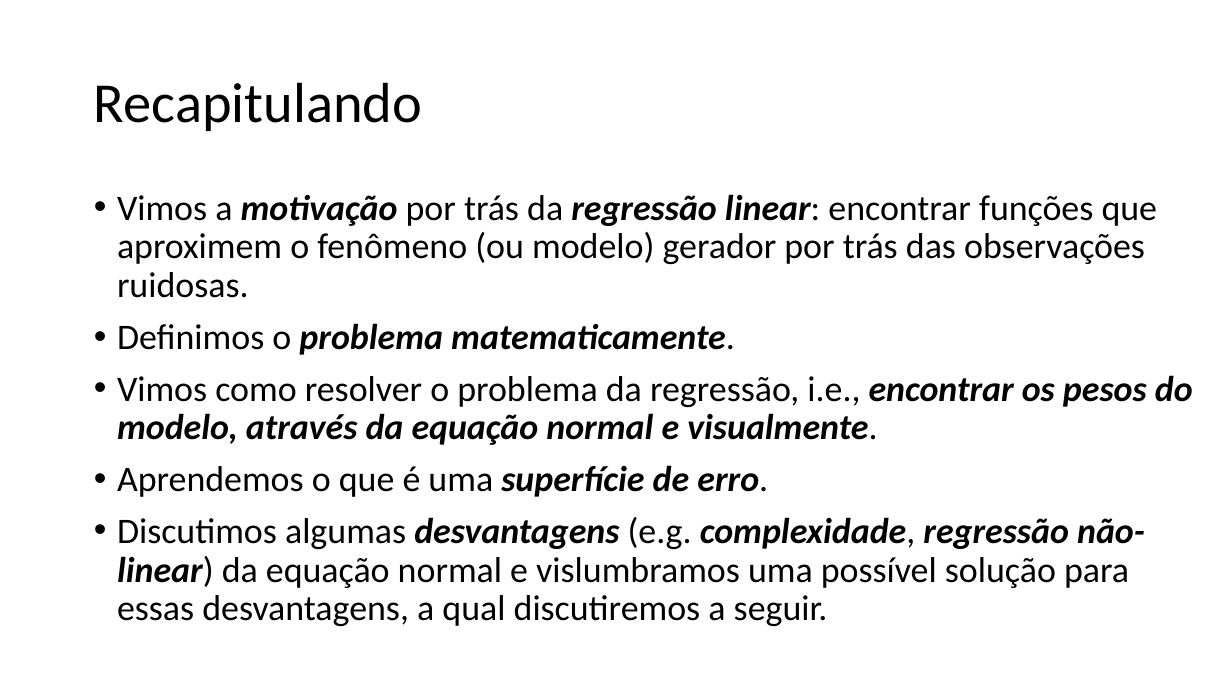
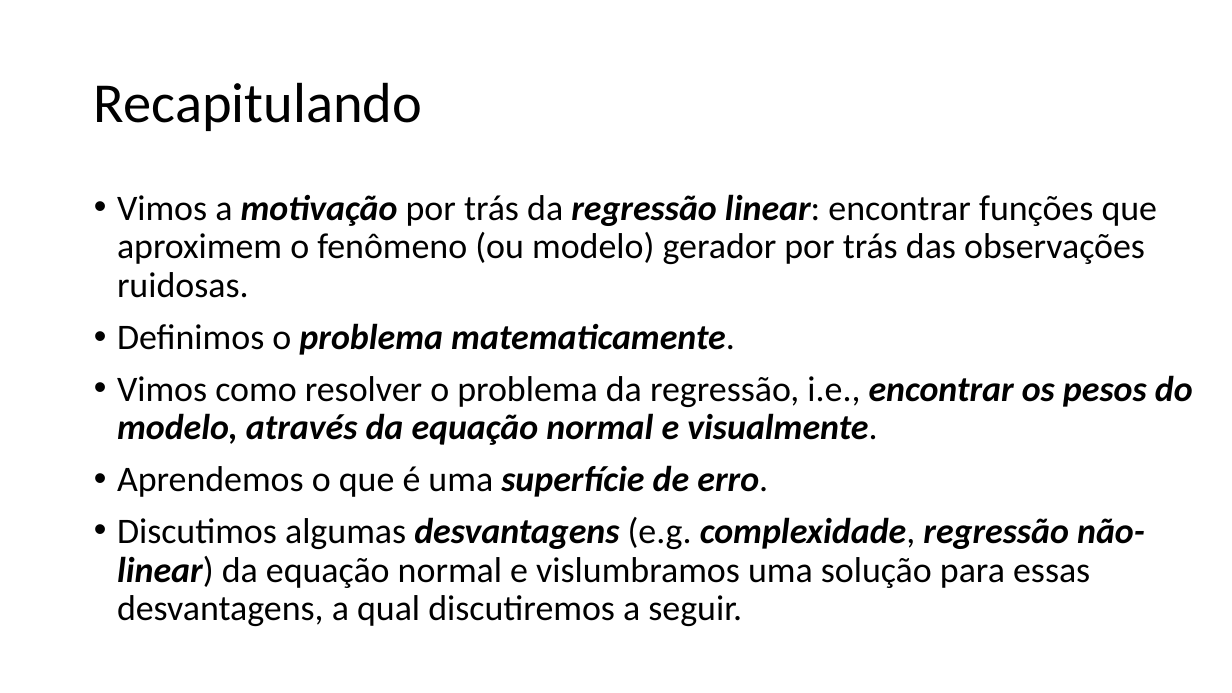
Before and after one commit to zz4fap/t319_aprendizado_de_maquina, a slide deck: slide 2 of slides/T319_Regressão_Linear (Parte II).pptx. Drawn at 1232x693 pixels with LibreOffice and Linux fonts; fonts in the diff are those of the drawing. Boxes give left, top, right and bottom in pixels: in the first picture for what was removed or moved away, otherwise in the second. Text is boxed around its words. In the diff, an @@ line names an element or a change of style, - is before the commit and + after.

```diff
--- a/slides/T319_Regressão_Linear (Parte II).pptx
+++ b/slides/T319_Regressão_Linear (Parte II).pptx
@@ text at (117, 517, 1145, 626): text changed @@
-• Discutimos algumas desvantagens (e.g. complexidade, regressão não-linear) da equação normal e vislumbramos uma possível solução para essas desvantagens, a qual discutiremos a seguir.
+• Discutimos algumas desvantagens (e.g. complexidade, regressão não-linear) da equação normal e vislumbramos uma solução para essas desvantagens, a qual discutiremos a seguir.
```
Also in this commit, not shown: 3 other slides changed, 4 other files.
